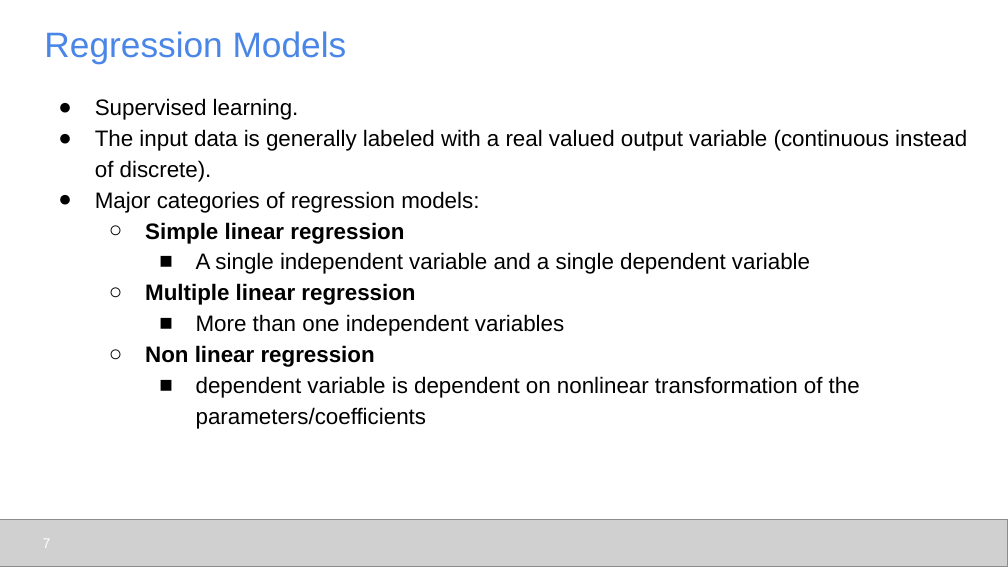
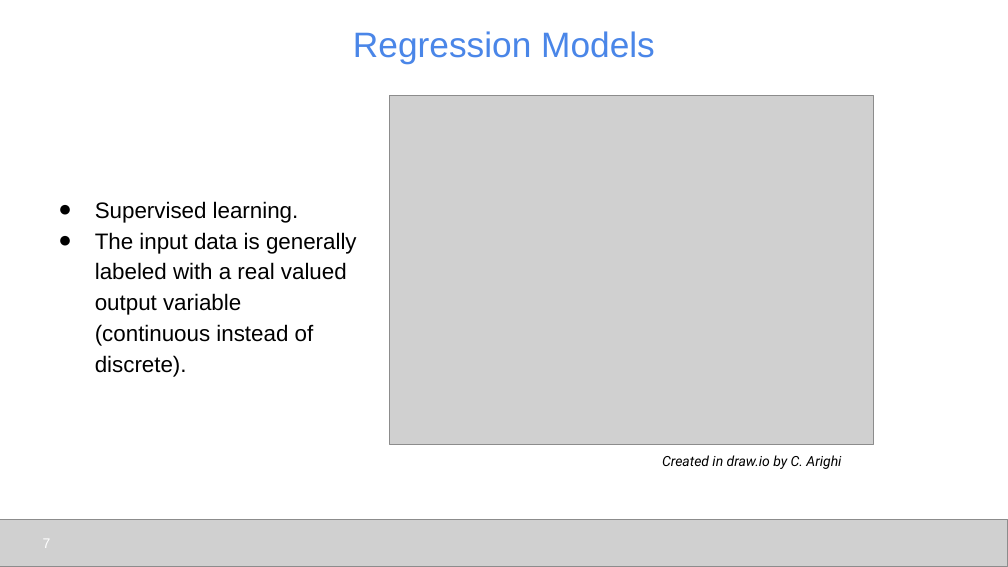
Before and after one commit to udel-cbcb/al_ml_workshop, a slide deck: slide 7 of Day_4/Lectures/Day_4_Lecture_1_ML_Models_and_Model_Evaluation.pptx. Drawn at 1008x567 pixels with LibreOffice and Linux fonts; fonts in the diff are those of the drawing; grey boxes stand for pictures. Boxes give left, top, right and bottom in pixels: in the first picture for what was removed or moved away, otherwise in the second. Text is boxed around its words. In the diff, an @@ line names an element or a change of style, - is before the commit and + after.

```diff
--- a/Day_4/Lectures/Day_4_Lecture_1_ML_Models_and_Model_Evaluation.pptx
+++ b/Day_4/Lectures/Day_4_Lecture_1_ML_Models_and_Model_Evaluation.pptx
@@ title "Regression Models" at (353, 31, 655, 64): alignment left to centre @@
@@ text removed at (95, 98, 967, 429) @@
-● Supervised learning.
-● The input data is generally labeled with a real valued output variable (continuous instead of discrete).
-● Major categories of regression models:
-  ○ Simple linear regression
-    ■ A single independent variable and a single dependent variable
-  ○ Multiple linear regression
-    ■ More than one independent variables
-  ○ Non linear regression
-    ■ dependent variable is dependent on nonlinear transformation of the parameters/coefficients
@@ picture added at (389, 96, 873, 445) @@
@@ text added at (95, 201, 357, 377), 16 pt, text #000000 @@
+● Supervised learning.
+● The input data is generally labeled with a real valued output variable (continuous instead of discrete).
@@ text added at (662, 455, 841, 469), 10 pt, text #000000, italic @@
+Created in draw.io by C. Arighi
```
Also in this commit, not shown: 24 other slides changed, 1 slide added, 8 other files.
